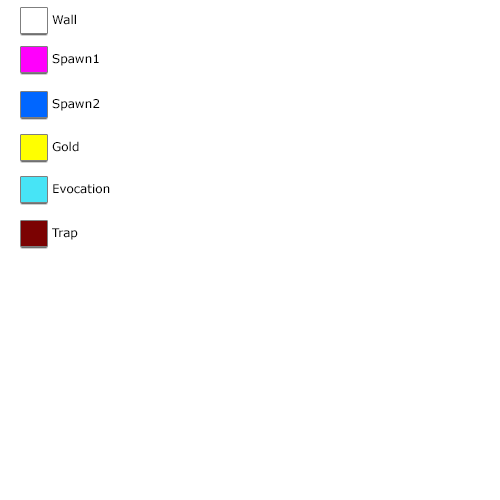
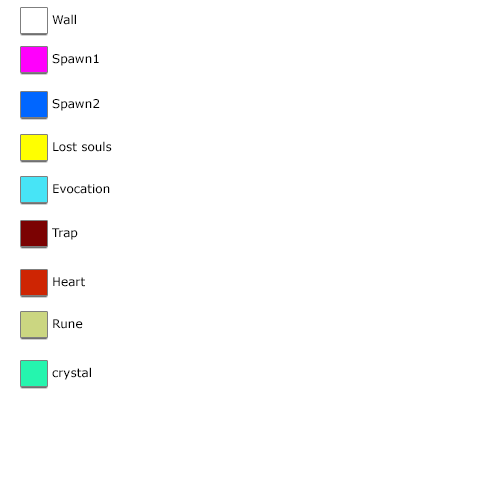
Revision of a layered 500px x 500px image; what changed, layer by layer:
added group "Group 1 copy 8" with 2 layers above "Group 1 copy 7" over [21, 361, 91, 386]
added layer "Layer 1" (1st of 9, in "Group 1 copy 8") in group "Group 1 copy 8" over [21, 361, 47, 386]
added layer "crystal" in group "Group 1 copy 8" over [52, 367, 91, 380]
added group "Group 1 copy 7" with 2 layers above "Group 1 copy 6" over [21, 312, 83, 337]
added layer "Layer 1" (2nd of 9, in "Group 1 copy 7") in group "Group 1 copy 7" over [21, 312, 47, 337]
added layer "Rune" in group "Group 1 copy 7" over [53, 319, 83, 329]
added group "Group 1 copy 6" with 2 layers above "Group 1 copy 5" over [21, 270, 85, 295]
added layer "Layer 1" (3rd of 9, in "Group 1 copy 6") in group "Group 1 copy 6" over [21, 270, 47, 295]
added layer "Heart" in group "Group 1 copy 6" over [53, 277, 85, 287]
renamed "Gold" to "Lost souls", painted on it over [52, 141, 112, 152]
